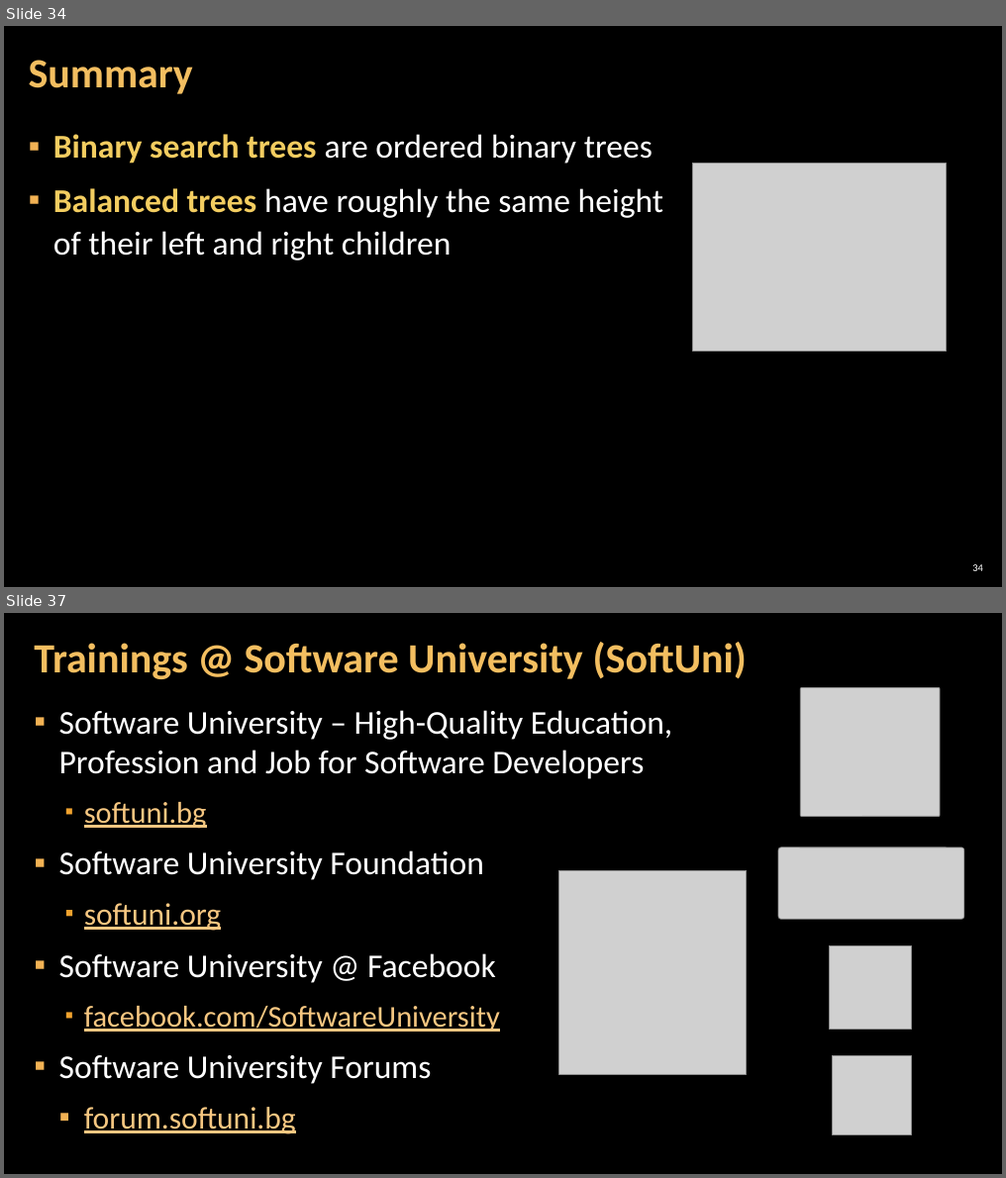
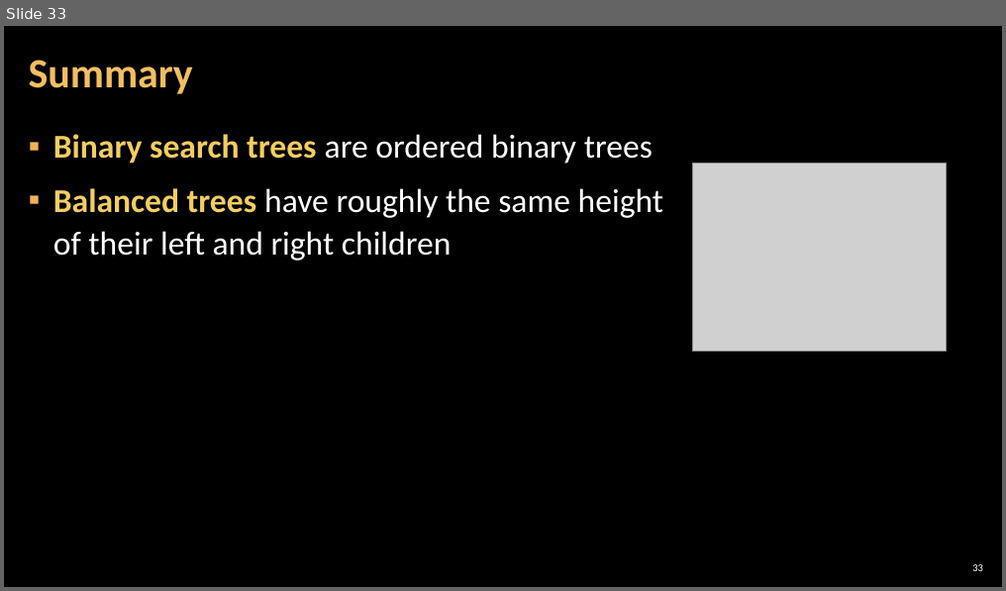
Before and after one commit to astambi/Data-Structures, a slide deck: 00-Resources/04. Data-Structures-Binary-Search-Trees.pptx. Shown one above the other, each under a label of ours: slides 34 and 37 before the commit, slide 33 after it; the slides between them are not shown. The pictures are 1006x1178 and 1006x591 pixels, drawn with LibreOffice and Linux fonts; fonts in the diff are those of the drawing; grey boxes stand for pictures; background and template pictures are left out. Boxes give left, top, right and bottom in pixels: in the first picture for what was removed or moved away, otherwise in the second. Text is boxed around its words. In the diff, an @@ line names an element or a change of style, - is before the commit and + after.

```diff
--- a/00-Resources/04. Data-Structures-Binary-Search-Trees.pptx
+++ b/00-Resources/04. Data-Structures-Binary-Search-Trees.pptx
@@ slide 37 removed at bbox=[4, 613, 1002, 1174], background picture (left out) @@
@@ title removed at bbox=[34, 642, 746, 679] @@
-Trainings @ Software University (SoftUni)
@@ picture removed at bbox=[801, 688, 940, 817] @@
@@ text removed at bbox=[59, 710, 672, 1135] @@
-▪ Software University – High-Quality Education, Profession and Job for Software Developers
-  ▪ softuni.bg
-▪ Software University Foundation
-  ▪ softuni.org
-  ▪ Software University @ Facebook
-  ▪ facebook.com/SoftwareUniversity
-  ▪ Software University Forums
-    ▪ forum.softuni.bg
@@ picture removed at bbox=[778, 848, 963, 919] @@
@@ picture removed at bbox=[558, 870, 746, 1075] @@
@@ picture removed at bbox=[829, 946, 912, 1029] @@
@@ picture removed at bbox=[832, 1057, 912, 1136] @@
@@ what was slide 34 is now slide 33 @@
@@ page number at bbox=[972, 565, 983, 571]: text changed @@
-34
+33
```
Also in this commit, not shown: 3 other slides removed, 2 other files.
